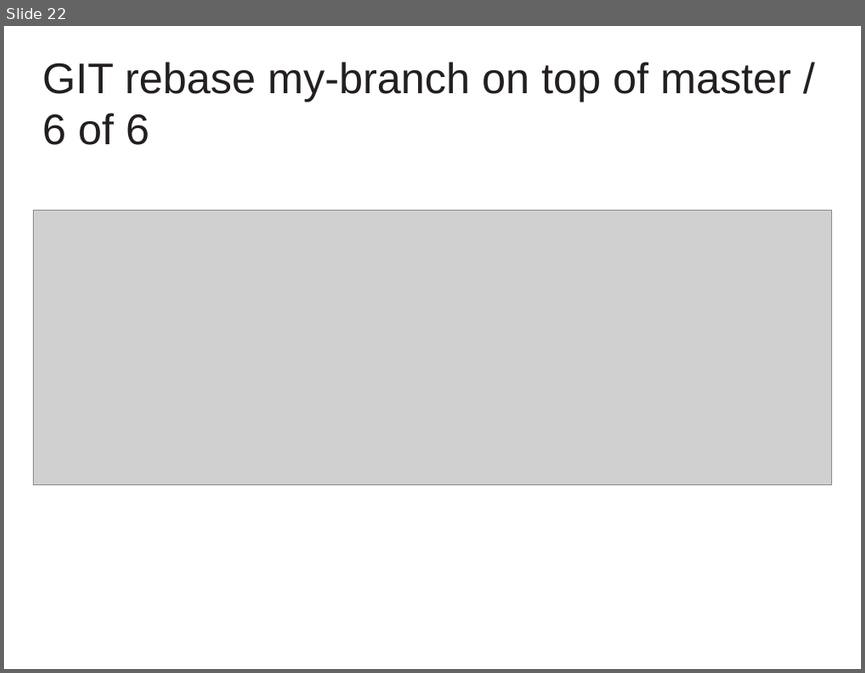
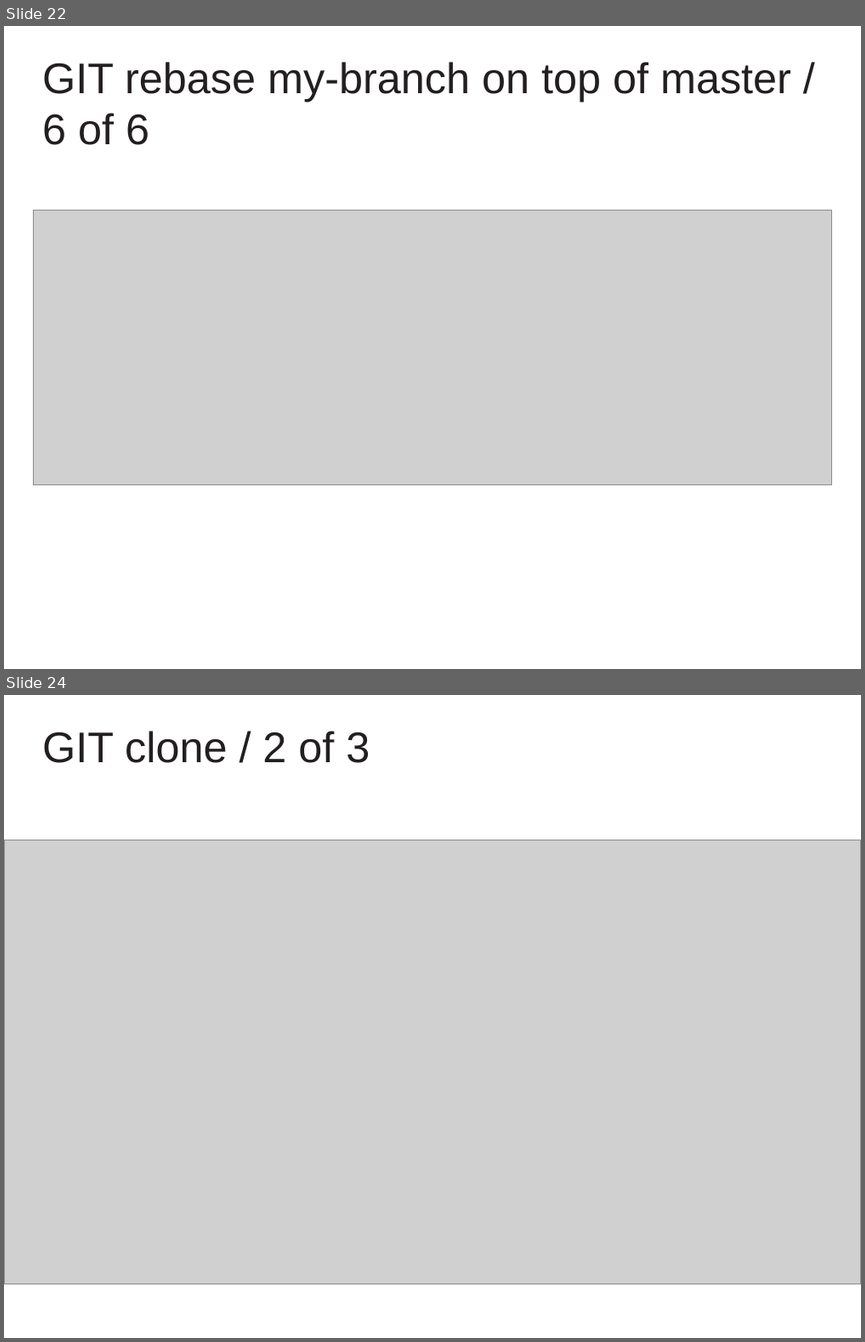
Before and after one commit to cvmocanu/git-presentation, a slide deck: GIT Presentation.pptx. Shown one above the other, each under a label of ours: slide 22 before the commit, slides 22 and 24 after it; the slides between them are not shown. The pictures are 865x673 and 865x1342 pixels, drawn with LibreOffice and Linux fonts; fonts in the diff are those of the drawing; grey boxes stand for pictures; background and template pictures are left out. Boxes give left, top, right and bottom in pixels: in the first picture for what was removed or moved away, otherwise in the second. Text is boxed around its words. In the diff, an @@ line names an element or a change of style, - is before the commit and + after.

Commit message:
add slides explaining clone and push with success

```diff
--- a/GIT Presentation.pptx
+++ b/GIT Presentation.pptx
@@ slide 24 added at bbox=[4, 695, 861, 1338], background #FFFFFF @@
@@ text added at bbox=[42, 731, 370, 763], 36 pt, text #231F20 @@
+GIT clone / 2 of 3
@@ picture added at bbox=[5, 839, 861, 1283] @@
```
Also in this commit, not shown: 1 slide changed, 7 other slides added, 2 slides removed, 17 other files.
